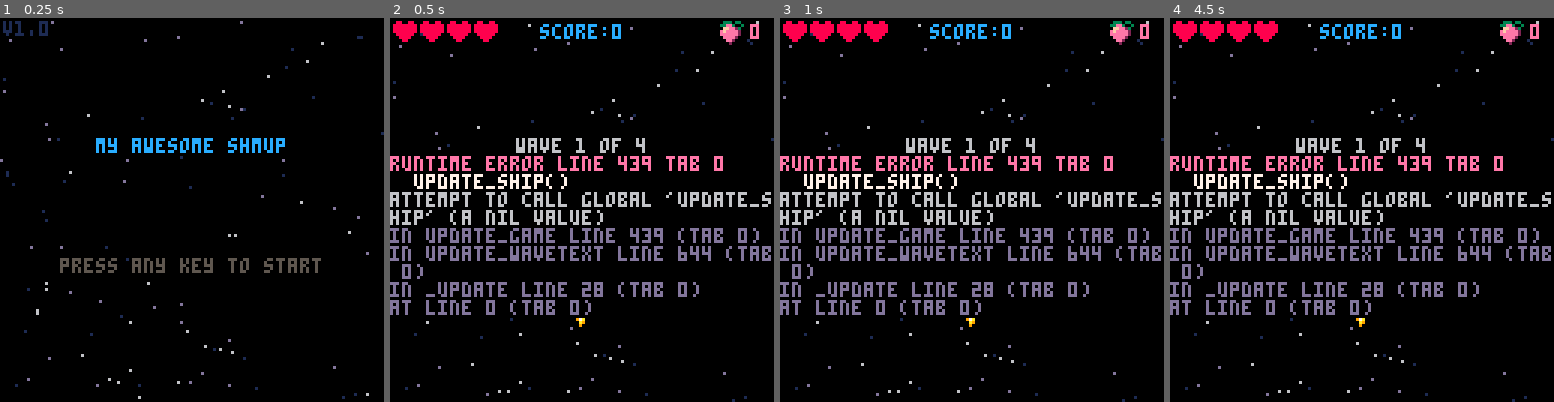
Above: before the commit, frames 1-4 (left to right).
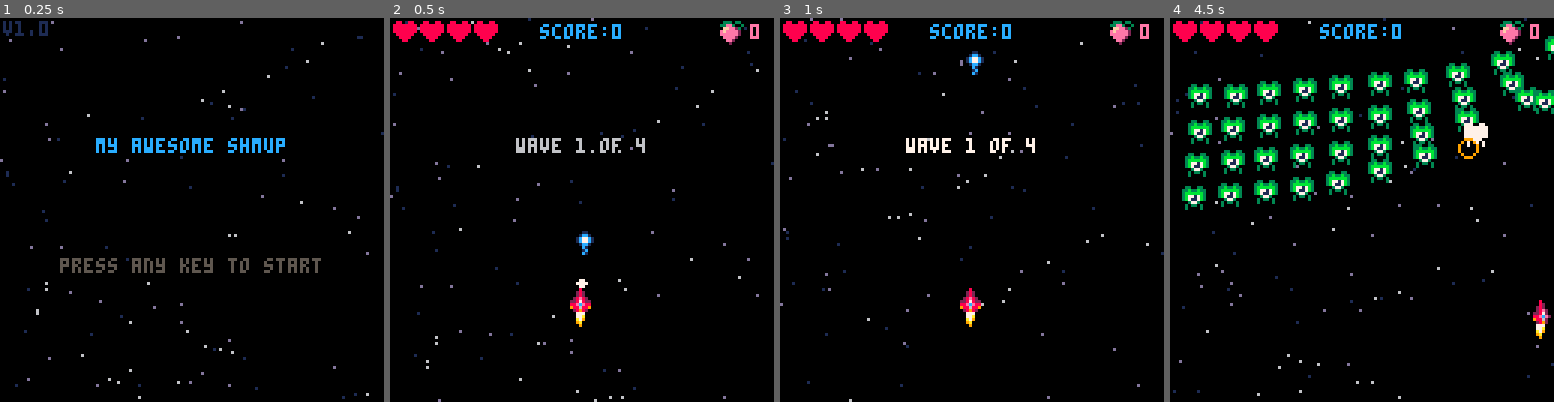
Above: after the commit, the same moments.

Repository: theRenard/shmup
Game: PICO-8 cartridge shmup_sep.p8
Same seed, same stepped clock (60 frames per second), same inputs: the game is played once before the commit and once after it.
Inputs:
- Up to frame 1 (0.25 s): no input
- Up to frame 2 (0.5 s): tap X (X key) at 0.33 s
- Up to frame 3 (1 s): tap O (Z key) at 0.7 s
- Up to frame 4 (4.5 s): tap X (X key) at 1.07, 1.85, 2.97, 4.08 s; hold Right 1.6-2.1 s; tap O (Z key) every 0.4 s from 1.7 to 4.1 s; hold Up 2.15-2.42 s; hold Right 2.47-3.03 s; hold Left 3.08-3.58 s; hold Down 3.63-3.97 s; hold Right from 4.02 s (still down)

Frame 1 is identical in both runs. In frame 2, 11% of the frame differs, in the area x 0-100%, y 0-100%; in frame 3, 11%; in frame 4, 20%.
Error before the commit: runtime error line 439 tab 0; update_ship(); attempt to call global 'update_ship' (a nil value)

Commit message:
Refactor ship movement controls and bullet firing logic

Diff:
--- a/behavior.lua
+++ b/behavior.lua
@@ -1,106 +1,3 @@
-function doenemy(myen)
-  -- check if the enemy is waiting
-  if myen.wait > 0 then
-    myen.wait -= 1
-    return
-  end
-
-  -- move the enemy
-  if myen.mission == 'flyin' then
-    -- move in
-    -- basic easing function
-    -- x+= (target-x)/speed
-    local dx = (myen.posx - myen.x) / 8
-    local dy = (myen.posy - myen.y) / 8
-
-    if myen.boss then
-      dy = min(1, dy)
-    end
-    myen.x += dx
-    myen.y += dy
-
-    if abs(myen.y-myen.posy) < 0.7 then
-      myen.y=myen.posy
-      myen.x=myen.posx
-      if myen.boss then
-        myen.mission = 'boss1'
-        myen.phbegin = t
-      else
-        myen.mission = 'protect'
-      end
-    end
-
-  elseif myen.mission == 'protect' then
-
-  elseif myen.mission == 'boss1' then
-    boss1(myen)
-  elseif myen.mission == 'boss2' then
-    boss2(myen)
-  elseif myen.mission == 'boss3' then
-    boss3(myen)
-  elseif myen.mission == 'boss4' then
-    boss4(myen)
-  elseif myen.mission == 'boss5' then
-    boss5(myen)
-    -- do nothing
-  elseif myen.mission == 'attack' then
-
-    if myen.type == 1 then
-      -- move towards the player
-      myen.sy = 1.7
-      myen.sx = sin(t/45)
-
-      if myen.x < 32 then
-        myen.sx += 1-(myen.x/32)
-      end
-
-      if myen.x > 88 then
-        myen.sx -= (myen.x-88)/32
-      end
-
-    elseif myen.type == 2 then
-      -- move towards the player
-      myen.sy = 2.5
-      myen.sx = sin(t/45)
-
-      if myen.x < 32 then
-        myen.sx += 1-(myen.x/32)
-      end
-
-      if myen.x > 88 then
-        myen.sx -= (myen.x-88)/32
-      end
-
-    elseif myen.type == 3 then
-      -- move towards the player
-
-      if myen.sx == 0 then
-        -- move towards the player
-        myen.sy = 1.5
-        if ship.y <= myen.y then
-          myen.sy = 0
-          if ship.x < myen.x then
-            myen.sx = -1
-          else
-            myen.sx = 1
-          end
-        end
-      else
-        -- move towards the player
-      end
-
-    elseif myen.type == 4 then
-      -- move towards the player
-      myen.sy = 0.35
-
-      if myen.y > 110 then
-        myen.sy = 3
-      end
-    end
-    move(myen)
-  end
-end
-
 function picktimer()
   if mode != "game" then
     return
@@ -195,7 +92,7 @@
 end
 
 function droppickup(px,py)
-  local mypick = makespr()
+  local mypick = create_entity()
   mypick.x = px
   mypick.y = py
   mypick.sx = 0
--- a/bullets.lua
+++ b/bullets.lua
@@ -1,5 +1,5 @@
 function fire(myen, ang, spd)
-  local myebul = makespr()
+  local myebul = create_entity()
   myebul.spr = 32
   myebul.x = myen.x+3
   myebul.y = myen.y+4
@@ -48,7 +48,7 @@
   local spc = 0.25/(cherries*2)
   for i=0, cherries * 2 do
     local ang = 0.375 + spc*i
-    local newbul = makespr()
+    local newbul = create_entity()
     newbul.x = ship.x
     newbul.y = ship.y - 3
     newbul.spr = 17
--- /dev/null
+++ b/bullets/_update.lua
@@ -0,0 +1,22 @@
+function _update_bullets()
+
+  --move the bullets
+  for mybul in all(buls) do
+    move(mybul)
+
+    if mybul.y < -8 then
+      del(buls, mybul)
+    end
+  end
+
+  --move the enemy bullets
+  for mybul in all(ebuls) do
+    move(mybul)
+    animate(mybul)
+
+    if mybul.y > 128 or mybul.x < -8 or mybul.x > 128 or mybul.y < -8 then
+      del(ebuls, mybul)
+    end
+  end
+
+end
--- /dev/null
+++ b/bullets/update.lua
@@ -0,0 +1,23 @@
+function update_bullets()
+  --move the bullets
+  for mybul in all(buls) do
+    move(mybul)
+
+    if mybul.y < -8 then
+      del(buls, mybul)
+    end
+  end
+
+  --move the enemy bullets
+  for mybul in all(ebuls) do
+    move(mybul)
+    animate(mybul)
+
+    if mybul.y > 128 or mybul.x < -8 or mybul.x > 128 or mybul.y < -8 then
+      del(ebuls, mybul)
+    end
+  end
+
+
+
+end
--- /dev/null
+++ b/collisions.lua
@@ -0,0 +1,77 @@
+function update_collisions()
+  --collision ship x enemies
+  if invul <= 0 then
+    for myen in all(enemies) do
+      if col(myen, ship) then
+        explode(ship.x + 4, ship.y + 4, true)
+        lives -= 1
+        shake = 16
+        sfx(1)
+        invul = 60
+        ship.x = 60
+        ship.y = 100
+      end
+    end
+  else
+    invul -= 1
+  end
+
+  -- collision ship x pickups
+  for mypick in all(pickups) do
+    if col(mypick, ship) then
+      plogick(mypick)
+      del(pickups, mypick)
+    end
+  end
+
+  --collision enemy x bullets
+  for myen in all(enemies) do
+    for mybul in all(buls) do
+      if col(myen, mybul) then
+        del(buls, mybul)
+        smol_shwave(mybul.x + 4, mybul.y + 4)
+        smol_spark(myen.x + 4, myen.y + 4)
+        if myen.mission != 'flyin' then
+          myen.hp -= mybul.dmg
+        end
+        sfx(3)
+        if myen.boss then
+          myen.flash = 5
+        else
+          myen.flash = 2
+        end
+
+        if myen.hp <= 0 then
+          killen(myen)
+        end
+      end
+    end
+  end
+
+  --collision ship x enemy bullets
+  if invul <= 0 then
+    for mybul in all(ebuls) do
+      if col(mybul, ship) then
+        explode(ship.x + 4, ship.y + 4, true)
+        lives -= 1
+        shake = 16
+        sfx(1)
+        invul = 60
+        del(ebuls, mybul)
+      end
+    end
+  end
+
+  --collision ebuls x bullets
+  for mybul in all(buls) do
+    if mybul.spr == 17 then
+      for myebul in all(ebuls) do
+        if col(mybul, myebul) then
+          del(myebul, ebuls)
+          smol_shwave(mybul.x + 4, mybul.y + 4)
+          del(ebuls, myebul)
+        end
+      end
+    end
+  end
+end
--- /dev/null
+++ b/enemies/behavior.lua
@@ -0,0 +1,102 @@
+function behavior(myen)
+  -- check if the enemy is waiting
+  if myen.wait > 0 then
+    myen.wait -= 1
+    return
+  end
+
+  -- move the enemy
+  if myen.mission == 'flyin' then
+    -- move in
+    -- basic easing function
+    -- x+= (target-x)/speed
+    local dx = (myen.posx - myen.x) / 8
+    local dy = (myen.posy - myen.y) / 8
+
+    if myen.boss then
+      dy = min(1, dy)
+    end
+    myen.x += dx
+    myen.y += dy
+
+    if abs(myen.y-myen.posy) < 0.7 then
+      myen.y=myen.posy
+      myen.x=myen.posx
+      if myen.boss then
+        myen.mission = 'boss1'
+        myen.phbegin = t
+      else
+        myen.mission = 'protect'
+      end
+    end
+
+  elseif myen.mission == 'protect' then
+
+  elseif myen.mission == 'boss1' then
+    boss1(myen)
+  elseif myen.mission == 'boss2' then
+    boss2(myen)
+  elseif myen.mission == 'boss3' then
+    boss3(myen)
+  elseif myen.mission == 'boss4' then
+    boss4(myen)
+  elseif myen.mission == 'boss5' then
+    boss5(myen)
+    -- do nothing
+  elseif myen.mission == 'attack' then
+
+    if myen.type == 1 then
+      -- move towards the player
+      myen.sy = 1.7
+      myen.sx = sin(t/45)
+
+      if myen.x < 32 then
+        myen.sx += 1-(myen.x/32)
+      end
+
+      if myen.x > 88 then
+        myen.sx -= (myen.x-88)/32
+      end
+
+    elseif myen.type == 2 then
+      -- move towards the player
+      myen.sy = 2.5
+      myen.sx = sin(t/45)
+
+      if myen.x < 32 then
+        myen.sx += 1-(myen.x/32)
+      end
+
+      if myen.x > 88 then
+        myen.sx -= (myen.x-88)/32
+      end
+
+    elseif myen.type == 3 then
+      -- move towards the player
+
+      if myen.sx == 0 then
+        -- move towards the player
+        myen.sy = 1.5
+        if ship.y <= myen.y then
+          myen.sy = 0
+          if ship.x < myen.x then
+            myen.sx = -1
+          else
+            myen.sx = 1
+          end
+        end
+      else
+        -- move towards the player
+      end
+
+    elseif myen.type == 4 then
+      -- move towards the player
+      myen.sy = 0.35
+
+      if myen.y > 110 then
+        myen.sy = 3
+      end
+    end
+    move(myen)
+  end
+end
--- /dev/null
+++ b/enemies/spawn.lua
@@ -0,0 +1,60 @@
+function spawnen(type, enx, eny, enwait)
+  local myen = create_entity()
+  myen.x = enx*2-64 or rnd(128)
+  myen.y = eny-66 or rnd(128)
+  myen.posx = enx or rnd(128)
+  myen.posy = eny or rnd(128)
+  myen.wait = enwait or 0
+  myen.anispd = 0.4
+  myen.mission = 'flyin'
+  myen.type = type
+
+  if type == nil or type == 1 then
+    -- green alien
+    myen.spr = 21
+    myen.hp = 1
+    myen.ani = { 21, 22, 23, 24 }
+    myen.score = 1
+  elseif type == 2 then
+    -- red flame guy
+    myen.spr = 148
+    myen.hp = 2
+    myen.ani = { 148, 149 }
+    myen.score = 2
+  elseif type == 3 then
+    -- spinning ship
+    myen.spr = 184
+    myen.hp = 3
+    myen.ani = { 184, 185, 186, 187 }
+    myen.score = 3
+  elseif type == 4 then
+    -- boss
+    myen.spr = 208
+    myen.hp = 10
+    myen.ani = { 208, 210 }
+    myen.sprw = 2
+    myen.sprh = 2
+    myen.colw = 16
+    myen.colh = 16
+    myen.score = 10
+  elseif type == 5 then
+    -- boss
+    myen.spr = 68
+    myen.hp = 100
+    myen.ani = { 68, 72, 76, 72 }
+    myen.sprw = 4
+    myen.sprh = 3
+    myen.colw = 32
+    myen.colh = 24
+
+    myen.x = 48
+    myen.posx = 48
+    myen.y = -24
+    myen.posy = 25
+
+    myen.boss = true
+    myen.phbegin = 0
+  end
+
+  add(enemies, myen)
+end
--- /dev/null
+++ b/enemies/update.lua
@@ -0,0 +1,19 @@
+function update_enemies()
+  --moving enemies
+  for myen in all(enemies) do
+    -- enemy mission
+    behavior(myen)
+
+    -- animate enemy
+    animate(myen)
+
+
+    --check if enemy is offscreen
+    if myen.mission != 'flyin' then
+      if myen.y > 128 or myen.x < -8 or myen.x > 128 then
+      del(enemies, myen)
+      end
+    end
+  end
+
+end
--- a/waves_and_enemies.lua
+++ b/enemies/waves.lua
@@ -2,7 +2,7 @@
   if wave == 1 then
     attackfreq = 50
     firefreq = 20
-    placens({
+    place_enemies({
       {1, 1, 1, 1, 1, 1, 1, 1, 1, 1},
       {1, 1, 1, 1, 1, 1, 1, 1, 1, 1},
       {1, 1, 1, 1, 1, 1, 1, 1, 1, 1},
@@ -11,7 +11,7 @@
   elseif wave == 2 then
     attackfreq = 40
     firefreq = 20
-    placens({
+    place_enemies({
       {1, 1, 2, 1, 1, 1, 1, 2, 1, 1},
       {1, 1, 2, 1, 1, 1, 1, 2, 1, 1},
       {1, 1, 2, 1, 1, 1, 1, 2, 1, 1},
@@ -20,7 +20,7 @@
   elseif wave == 3 then
     attackfreq = 30
     firefreq = 20
-    placens({
+    place_enemies({
       {3, 1, 2, 1, 3, 3, 1, 2, 1, 3},
       {3, 1, 2, 1, 3, 3, 1, 2, 1, 3},
       {3, 1, 2, 1, 3, 3, 1, 2, 1, 3},
@@ -29,7 +29,7 @@
   elseif wave == 4 then
     attackfreq = 20
     firefreq = 20
-    placens({
+    place_enemies({
       {0, 0, 0, 0, 0, 0, 0, 0, 0, 0},
       {0, 0, 0, 0, 5, 0, 0, 0, 0, 0},
       {0, 0, 0, 0, 0, 0, 0, 0, 0, 0},
@@ -38,7 +38,7 @@
   end
 end
 
-function placens(lvl)
+function place_enemies(lvl)
   for y=1,4 do
     for x=1,10 do
       if lvl[y][x] > 0 then
@@ -66,64 +66,3 @@
     wavetime = 80
   end
 end
-
-function spawnen(type, enx, eny, enwait)
-  local myen = makespr()
-  myen.x = enx*2-64 or rnd(128)
-  myen.y = eny-66 or rnd(128)
-  myen.posx = enx or rnd(128)
-  myen.posy = eny or rnd(128)
-  myen.wait = enwait or 0
-  myen.anispd = 0.4
-  myen.mission = 'flyin'
-  myen.type = type
-
-  if type == nil or type == 1 then
-    -- green alien
-    myen.spr = 21
-    myen.hp = 1
-    myen.ani = { 21, 22, 23, 24 }
-    myen.score = 1
-  elseif type == 2 then
-    -- red flame guy
-    myen.spr = 148
-    myen.hp = 2
-    myen.ani = { 148, 149 }
-    myen.score = 2
-  elseif type == 3 then
-    -- spinning ship
-    myen.spr = 184
-    myen.hp = 3
-    myen.ani = { 184, 185, 186, 187 }
-    myen.score = 3
-  elseif type == 4 then
-    -- boss
-    myen.spr = 208
-    myen.hp = 10
-    myen.ani = { 208, 210 }
-    myen.sprw = 2
-    myen.sprh = 2
-    myen.colw = 16
-    myen.colh = 16
-    myen.score = 10
-  elseif type == 5 then
-    -- boss
-    myen.spr = 68
-    myen.hp = 100
-    myen.ani = { 68, 72, 76, 72 }
-    myen.sprw = 4
-    myen.sprh = 3
-    myen.colw = 32
-    myen.colh = 24
-
-    myen.x = 48
-    myen.posx = 48
-    myen.y = -24
-    myen.posy = 25
-
-    myen.boss = true
-    myen.phbegin = 0
-  end
-
-  add(enemies, myen)
-end
--- /dev/null
+++ b/game/game_over.lua
@@ -0,0 +1,5 @@
+function game_over_update()
+end
+
+function game_over_draw()
+end
--- /dev/null
+++ b/game/new_wave.lua
@@ -0,0 +1,5 @@
+function new_wave_update()
+end
+
+function new_wave_draw()
+end
--- /dev/null
+++ b/game/start.lua
@@ -0,0 +1,5 @@
+function start_update()
+end
+
+function start_draw()
+end
--- /dev/null
+++ b/game/winner.lua
@@ -0,0 +1,5 @@
+function winner_update()
+end
+
+function winner_draw()
+end
--- a/main.lua
+++ b/main.lua
@@ -1,23 +1,13 @@
-
 function _init()
-  --this will clear the screen
   cls(0)
-
   cartdata("lerenard_shmup");
   highscore=dget(0)
-
   startscreen()
-  blinkt=1
-  t=0
-  lockout=0
-  shake=0
-  flash=0
-  version="v1.0"
+  init_ship()
  end
 
  function _update()
   t+=1
-
   blinkt+=1
 
   if mode=="game" then
@@ -31,7 +21,6 @@
   elseif mode=="win" then
    update_win()
   end
-
  end
 
  function _draw()
@@ -49,7 +38,6 @@
   elseif mode=="win" then
    draw_win()
   end
-
  end
 
  function startscreen()
@@ -60,41 +48,5 @@
 
  function startgame()
   t=0
-  wave=0
-  lastwave=4
   nextwave()
-
-  ship=makespr()
-  ship.x=60
-  ship.y=90
-  ship.sx=0
-  ship.sy=0
-  ship.spr=2
-
-  flamespr=5
-
-  bultimer=0
-  firefreq=20
-
-  muzzle=0
-
-  score=0
-  highscore=0
-  cherries=0
-
-  lives=4
-  invul=0
-  attackfreq=60
-  nextfire=0
-
-  buls={}
-  ebuls={}
-  enemies={}
-  parts={}
-  shwaves={}
-  pickups={}
-  floats={}
-
-  log=""
-
  end
--- /dev/null
+++ b/pickups/update.lua
@@ -0,0 +1,10 @@
+function update_pickups()
+  --move pickups
+  for mypick in all(pickups) do
+    move(mypick)
+
+    if mypick.y > 128 then
+      del(pickups, mypick)
+    end
+  end
+end
--- /dev/null
+++ b/ship/init.lua
@@ -0,0 +1,8 @@
+function init_ship()
+  ship=create_entity()
+  ship.x=60
+  ship.y=90
+  ship.sx=0
+  ship.sy=0
+  ship.spr=2
+end
--- /dev/null
+++ b/ship/update.lua
@@ -0,0 +1,76 @@
+function update_ship()
+  --controls
+  ship.sx = 0
+  ship.sy = 0
+  ship.spr = 2
+
+  if btn(0) then
+    ship.sx = -2
+    ship.spr = 1
+  end
+  if btn(1) then
+    ship.sx = 2
+    ship.spr = 3
+  end
+  if btn(2) then
+    ship.sy = -2
+  end
+  if btn(3) then
+    ship.sy = 2
+  end
+
+  if btnp(4) then
+    if cherries > 0 then
+      cherbomb()
+      cherries = 0
+    end
+  end
+
+  if btn(5) then
+    if bultimer <= 0 then
+      local newbul = create_entity()
+      newbul.x = ship.x + 1
+      newbul.y = ship.y - 3
+      newbul.spr = 16
+      newbul.colw = 6
+      newbul.sy = -4
+      newbul.dmg = 1
+
+      add(buls, newbul)
+
+      sfx(0)
+      muzzle = 5
+      bultimer = 4
+    end
+  end
+  bultimer -= 1
+
+  --moving the ship
+  ship.x += ship.sx
+  ship.y += ship.sy
+
+  --checking if we hit the edge
+  if ship.x > 120 then
+    ship.x = 120
+  end
+  if ship.x < 0 then
+    ship.x = 0
+  end
+  if ship.y < 0 then
+    ship.y = 0
+  end
+  if ship.y > 120 then
+    ship.y = 120
+  end
+
+  --animate flame
+  flamespr = flamespr + 1
+  if flamespr > 9 then
+    flamespr = 5
+  end
+
+  --animate mullze flash
+  if muzzle > 0 then
+    muzzle = muzzle - 1
+  end
+end
--- a/shmup_sep.p8
+++ b/shmup_sep.p8
@@ -1,11 +1,22 @@
 pico-8 cartridge // http://www.pico-8.com
 version 42
 __lua__
+#include variables.lua
 #include main.lua
+#include ship/init.lua
+#include ship/update.lua
+#include ship/draw.lua
+#include enemies/draw.lua
+#include enemies/update.lua
+#include enemies/spawn.lua
+#include enemies/waves.lua
+#include enemies/behavior.lua
+#include pickups/update.lua
+#include bullets/update.lua
+#include collisions.lua
 #include tools.lua
 #include update.lua
 #include draw.lua
-#include waves_and_enemies.lua
 #include behavior.lua
 #include bullets.lua
 #include boss.lua
--- a/tools.lua
+++ b/tools.lua
@@ -281,7 +281,7 @@
   --end
 end
 
-function makespr()
+function create_entity()
   local myspr = {}
   myspr.x = 0
   myspr.y = 0
--- a/update.lua
+++ b/update.lua
@@ -1,117 +1,9 @@
 function update_game()
   update_ship()
-
-  --move pickups
-  for mypick in all(pickups) do
-    move(mypick)
-
-    if mypick.y > 128 then
-      del(pickups, mypick)
-    end
-  end
-
-  -- collision ship x pickups
-  for mypick in all(pickups) do
-    if col(mypick, ship) then
-      plogick(mypick)
-      del(pickups, mypick)
-    end
-  end
-
-  --move the enemy bullets
-  for mybul in all(ebuls) do
-    move(mybul)
-    animate(mybul)
-
-    if mybul.y > 128 or mybul.x < -8 or mybul.x > 128 or mybul.y < -8 then
-      del(ebuls, mybul)
-    end
-  end
-
-  --moving enemies
-  for myen in all(enemies) do
-    -- enemy mission
-    doenemy(myen)
-
-    -- animate enemy
-    animate(myen)
-
-
-    --check if enemy is offscreen
-    if myen.mission != 'flyin' then
-      if myen.y > 128 or myen.x < -8 or myen.x > 128 then
-      del(enemies, myen)
-      end
-    end
-  end
-
-  --collision enemy x bullets
-  for myen in all(enemies) do
-    for mybul in all(buls) do
-      if col(myen, mybul) then
-        del(buls, mybul)
-        smol_shwave(mybul.x + 4, mybul.y + 4)
-        smol_spark(myen.x + 4, myen.y + 4)
-        if myen.mission != 'flyin' then
-          myen.hp -= mybul.dmg
-        end
-        sfx(3)
-        if myen.boss then
-          myen.flash = 5
-        else
-          myen.flash = 2
-        end
-
-        if myen.hp <= 0 then
-          killen(myen)
-        end
-      end
-    end
-  end
-
-  --collision ebuls x bullets
-  for mybul in all(buls) do
-    if mybul.spr==17 then
-      for myebul in all(ebuls) do
-        if col(mybul, myebul) then
-          del(myebul, ebuls)
-          smol_shwave(mybul.x + 4, mybul.y + 4)
-          del(ebuls, myebul)
-        end
-      end
-    end
-  end
-
-  --collision ship x enemies
-  if invul <= 0 then
-    for myen in all(enemies) do
-      if col(myen, ship) then
-        explode(ship.x + 4, ship.y + 4, true)
-        lives -= 1
-        shake = 16
-        sfx(1)
-        invul = 60
-        ship.x=60
-        ship.y=100
-      end
-    end
-  else
-    invul -= 1
-  end
-
-  --collision ship x enemy bullets
-  if invul <= 0 then
-    for mybul in all(ebuls) do
-      if col(mybul, ship) then
-        explode(ship.x + 4, ship.y + 4, true)
-        lives -= 1
-        shake = 16
-        sfx(1)
-        invul = 60
-        del(ebuls, mybul)
-      end
-    end
-  end
+  update_bullets()
+  update_enemies()
+  update_pickups()
+  update_collisions()
 
   if lives <= 0 then
     mode = "over"
@@ -122,17 +14,6 @@
 
   --picking
   picktimer()
-
-  --animate flame
-  flamespr = flamespr + 1
-  if flamespr > 9 then
-    flamespr = 5
-  end
-
-  --animate mullze flash
-  if muzzle > 0 then
-    muzzle = muzzle - 1
-  end
 
   if mode == "wavetext" then
     animatestars(2)
--- /dev/null
+++ b/variables.lua
@@ -0,0 +1,33 @@
+blinkt=1
+t=0
+lockout=0
+shake=0
+flash=0
+flamespr=5
+bultimer=0
+firefreq=20
+muzzle=0
+invul=0
+nextfire=0
+
+-- Entities
+buls={}
+ebuls={}
+enemies={}
+parts={}
+shwaves={}
+pickups={}
+floats={}
+
+-- Gameplay
+score=0
+highscore=0
+cherries=0
+wave=0
+lastwave=4
+lives=4
+attackfreq=60
+
+
+log=""
+version="v1.0"
Empty file added: bullets/draw.lua
Empty file added: enemies/draw.lua
Empty file added: pickups/draw.lua
Empty file added: ship/draw.lua
